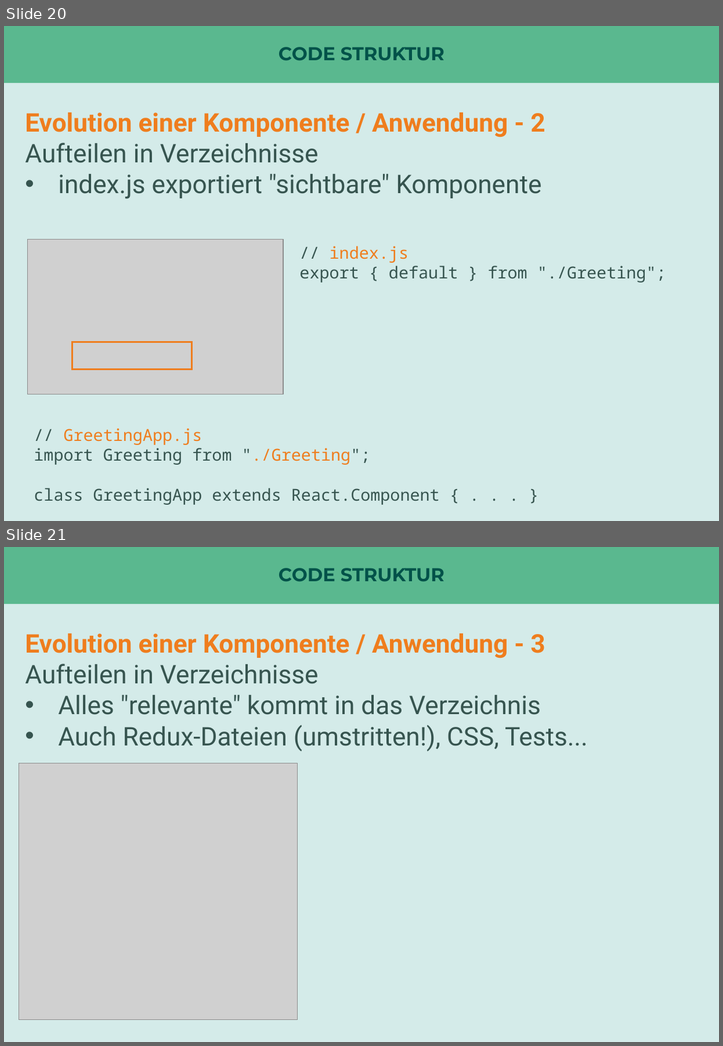
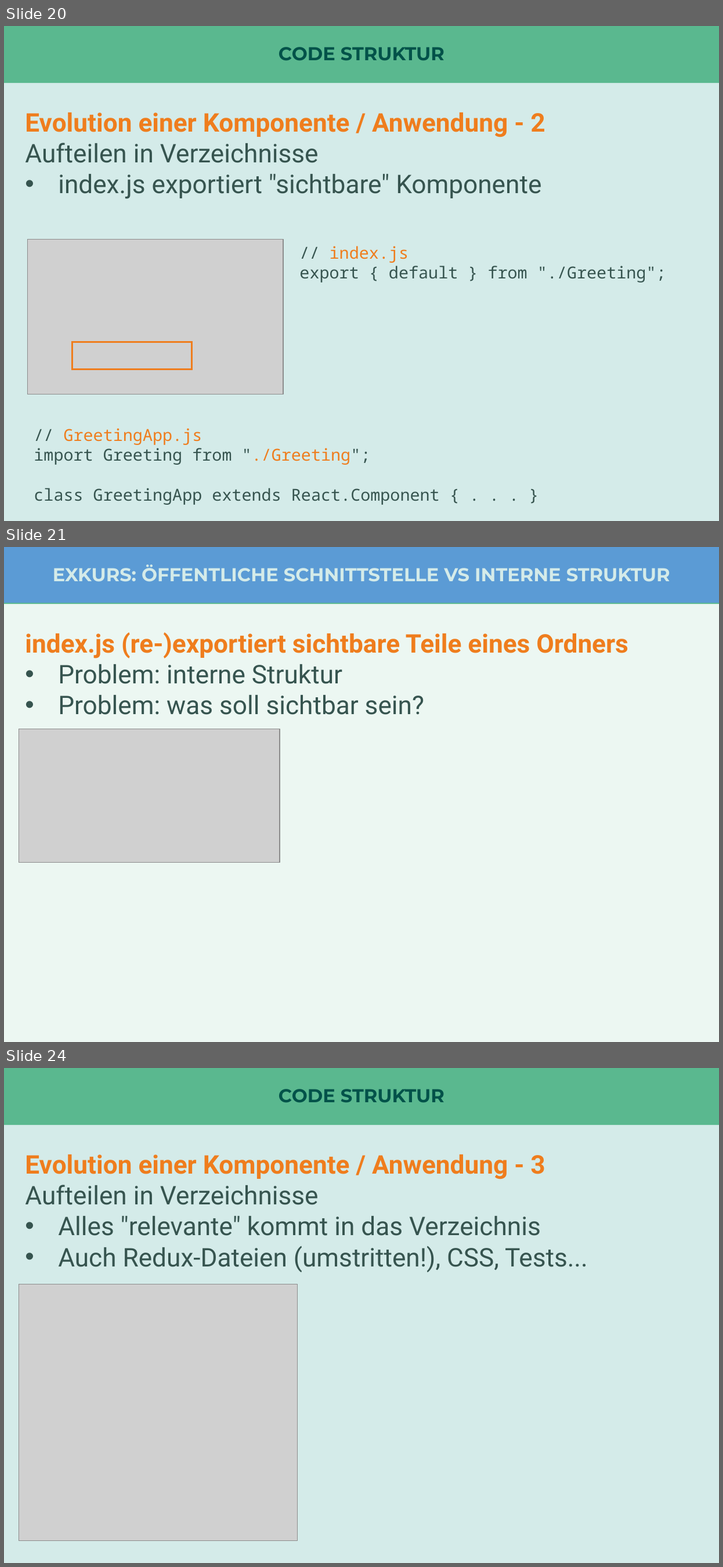
Before and after one commit to nilshartmann/react-talk, a slide deck: react-in-enterprise-anwendungen.pptx. Shown one above the other, each under a label of ours: slides 20 and 21 before the commit, slides 20, 21 and 24 after it; the slides between them are not shown. The pictures are 723x1046 and 723x1567 pixels, drawn with LibreOffice and Linux fonts; fonts in the diff are those of the drawing; grey boxes stand for pictures. Boxes give left, top, right and bottom in pixels: in the first picture for what was removed or moved away, otherwise in the second. Text is boxed around its words. In the diff, an @@ line names an element or a change of style, - is before the commit and + after.

```diff
--- a/react-in-enterprise-anwendungen.pptx
+++ b/react-in-enterprise-anwendungen.pptx
@@ slide 21 added at (4, 547, 719, 1042), background #5AB88F at 11% opacity; not listed: 1 template element that a slide beside it also shows @@
@@ rectangle added at (4, 547, 719, 603), fill #5B9BD5 @@
@@ title added at (53, 564, 670, 582), 20.3 pt, text #D4EBE9, bold @@
+EXKURS: ÖFFENTLICHE SCHNITTSTELLE VS INTERNE STRUKTUR
@@ text added at (25, 632, 628, 715), 28 pt, text #36544F @@
+index.js (re-)exportiert sichtbare Teile eines Ordners
+• Problem: interne Struktur
+• Problem: was soll sichtbar sein?
@@ picture added at (18, 729, 280, 863) @@
@@ what was slide 21 is now slide 24 @@
```
Also in this commit, not shown: 3 slides changed, 3 other slides added, 1 slide removed, 1 other file.
